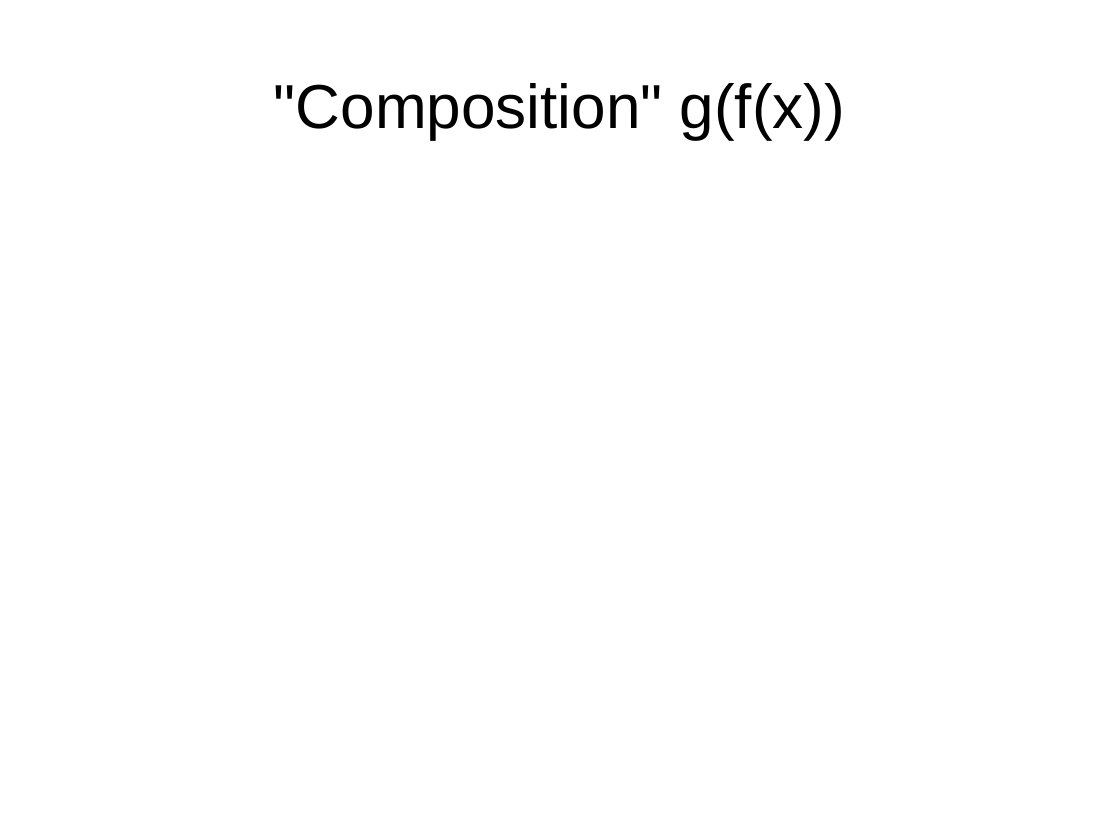
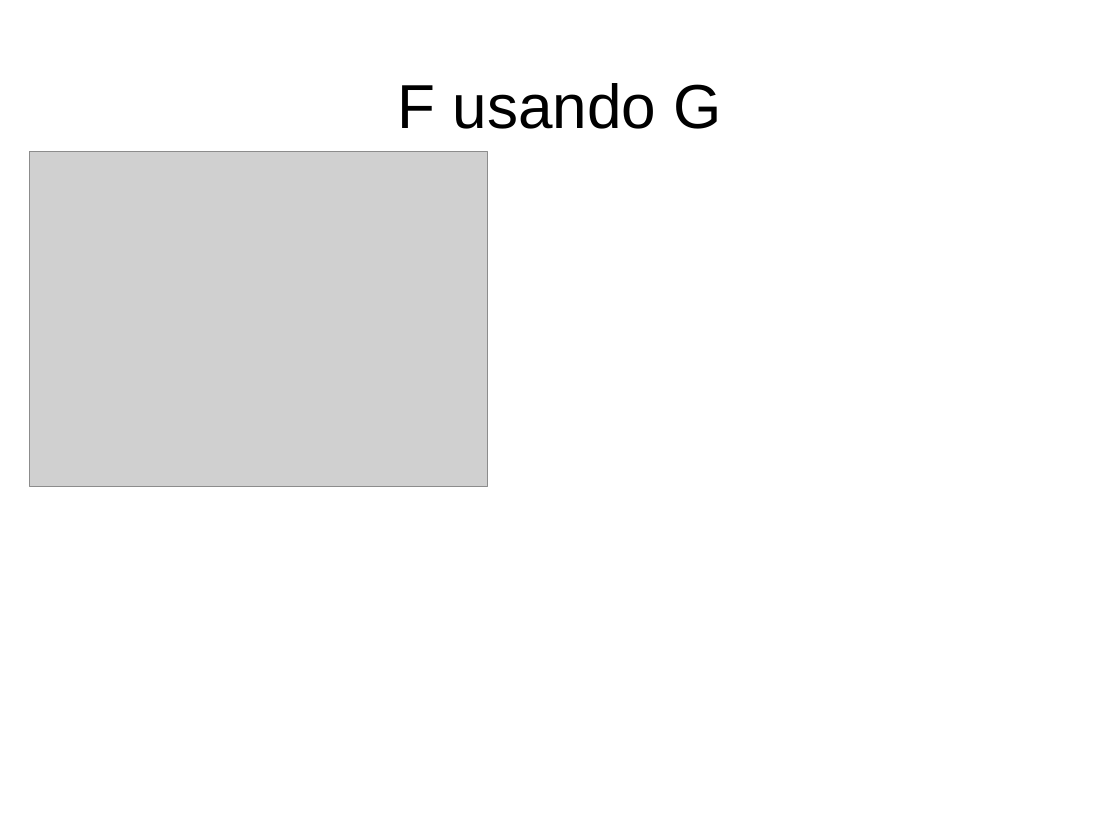
Before and after one commit to iurisegtovich/CursoSciPySEQ2018, a slide deck: slide 40 of source/curso_c2_logica_e_sintaxe.odp (slide 31 before the commit). Drawn at 1120x840 pixels with LibreOffice and Linux fonts; fonts in the diff are those of the drawing; grey boxes stand for pictures. Boxes give left, top, right and bottom in pixels: in the first picture for what was removed or moved away, otherwise in the second. Text is boxed around its words. In the diff, an @@ line names an element or a change of style, - is before the commit and + after.

```diff
--- a/source/curso_c2_logica_e_sintaxe.odp
+++ b/source/curso_c2_logica_e_sintaxe.odp
@@ title at (398,83,721,129): text changed @@
-"Composition" g(f(x))
+F usando G
@@ picture added at (29,152,488,487) @@
```
Also in this commit, not shown: 9 other slides changed, 22 slides added, 3 slides removed, 6 other files.
